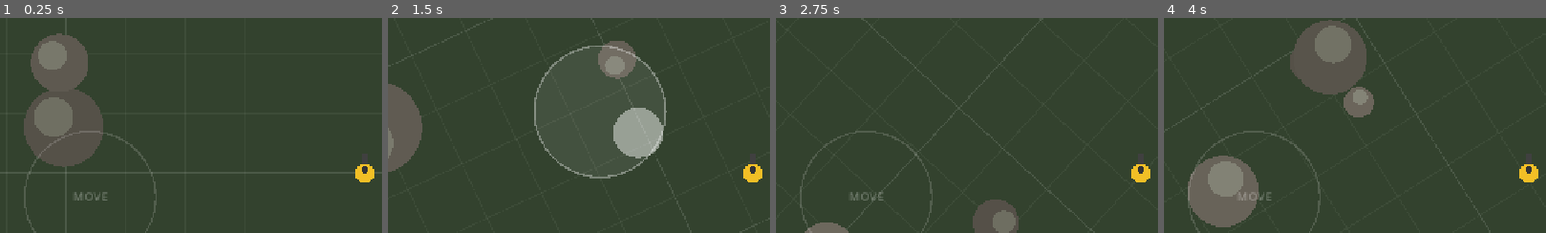
Above: before the commit, frames 1-4 (left to right).
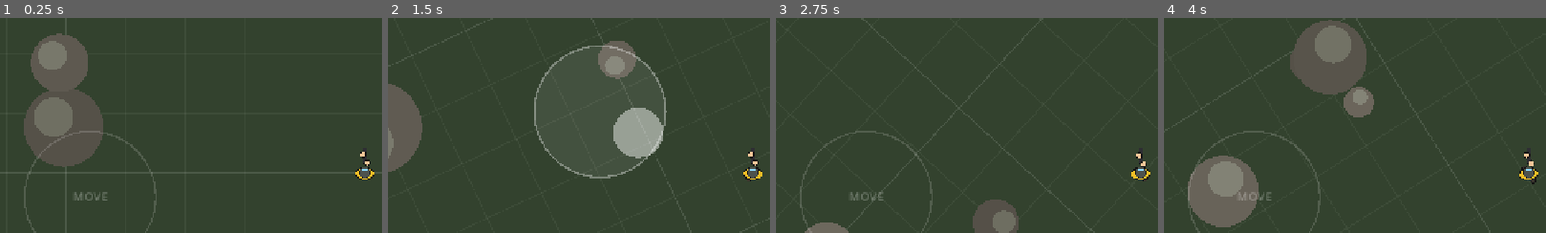
Above: after the commit, the same moments.

Repository: jklrjklr/zhukov
Game: Godot game, scene res://scenes/main.tscn
The game is run twice, just before and just after one commit, with the same random seed, the same clock (stepped at 60 frames per second) and the same inputs.
Inputs (mouse positions are % of the whole screen's width and height, from its top left):
- Up to frame 1 (0.25 s): no input
- Up to frame 2 (1.5 s): tap Enter at 0.5 s; move the mouse to (72, 45) at 0.52 s; hold D 0.53-1.25 s; hold E 0.53-1.25 s; click (72, 45) at 0.67 s; drag from (30, 55) to (45, 70) at 1.27 s
- Up to frame 3 (2.75 s): move the mouse to (60, 28) at 2.02 s; hold D from 2.03 s (still down); hold E from 2.03 s (still down)
- Up to frame 4 (4 s): release D at 2.75 s; release E at 2.75 s; drag from (45, 70) to (20, 35) at 2.77 s; move the mouse to (80, 65) at 3.52 s; hold A from 3.53 s (still down); hold E from 3.53 s (still down)
The pictures show only the part of the screen within x 2-52%, y 33-83%; the shares and areas given below are measured in that part.

The runs differ from the first frame. In frame 1, 0.4% of the frame differs, in the area x 93-98%, y 62-77%; in frame 2, 0.4%; in frame 3, 0.3%; in frame 4, 0.4%.

Commit message:
Draw player as floating head, torso, hands and feet with walk cycle
Co-Authored-By: Claude Opus 5.5 <noreply@anthropic.com>
Claude-Session: https://claude.ai/code/session_01CuvFDQ8S82ziWJ7Azt1Yc4

Diff:
--- a/scripts/player.gd
+++ b/scripts/player.gd
@@ -9,6 +9,18 @@
 ## Length 0..1, (0, -1) = forward.
 var move_input := Vector2.ZERO
 
+## Body look: floating head, torso, hands and feet (no arms/legs), top-down.
+const SKIN := Color(0.96, 0.78, 0.6)
+const ARMOR := Color(0.95, 0.75, 0.15)
+const HELMET := Color(0.3, 0.32, 0.3)
+const BOOT := Color(0.22, 0.2, 0.18)
+const GUN := Color(0.18, 0.18, 0.2)
+const OUTLINE := Color(0.08, 0.08, 0.08)
+const STRIDE := 34.0 # px travelled per full step cycle
+
+var _walk_phase := 0.0 # radians, advances with distance moved
+var _walk_amount := 0.0 # 0 idle .. 1 full stride, eased
+
 
 func _physics_process(delta: float) -> void:
 	var input := move_input
@@ -17,6 +29,7 @@
 		input = kb
 	velocity = input.limit_length(1.0).rotated(rotation) * move_speed
 	move_and_slide()
+	_animate(delta)
 
 	var kb_turn := float(Input.is_physical_key_pressed(KEY_E)) - float(Input.is_physical_key_pressed(KEY_Q))
 	if kb_turn != 0.0:
@@ -35,13 +48,59 @@
 	return v.normalized()
 
 
+func _animate(delta: float) -> void:
+	var speed := get_real_velocity().length()
+	_walk_phase = fmod(_walk_phase + speed * delta / STRIDE * TAU, TAU)
+	_walk_amount = move_toward(_walk_amount, clampf(speed / move_speed, 0.0, 1.0), delta * 6.0)
+	queue_redraw()
+
+
 func _draw() -> void:
 	# Aim line
 	for i in 12:
-		var a := Vector2(0, -40 - i * 40)
+		var a := Vector2(0, -50 - i * 40)
 		draw_line(a, a + Vector2(0, -20), Color(1, 0.9, 0.3, 0.35 - i * 0.025), 2.0)
-	# Barrel
-	draw_rect(Rect2(-4, -34, 8, 22), Color(0.25, 0.25, 0.25))
-	# Body
-	draw_circle(Vector2.ZERO, 16.0, Color(0.95, 0.75, 0.15))
-	draw_circle(Vector2(0, -6), 6.0, Color(0.2, 0.2, 0.2))
+
+	var swing := sin(_walk_phase) * _walk_amount
+	var bob := absf(cos(_walk_phase)) * _walk_amount
+
+	# Feet (alternate forward/back while walking)
+	_shape_ellipse(Vector2(-7, 2 - swing * 9), Vector2(4.5, 7), BOOT)
+	_shape_ellipse(Vector2(7, 2 + swing * 9), Vector2(4.5, 7), BOOT)
+
+	# Torso (wide shoulders, sways slightly opposite to feet)
+	var torso_rot := -swing * 0.12
+	draw_set_transform(Vector2.ZERO, torso_rot)
+	_shape_ellipse(Vector2(0, 1), Vector2(15, 9), ARMOR)
+	draw_set_transform(Vector2.ZERO)
+
+	# Gun held forward along the aim line
+	draw_rect(Rect2(-3, -44, 6, 30), OUTLINE)
+	draw_rect(Rect2(-2, -43, 4, 28), GUN)
+
+	# Hands: right on grip, left on handguard
+	var hand_bob := Vector2(0, bob * 1.5)
+	_shape_circle(Vector2(4, -17) + hand_bob, 4.0, SKIN)
+	_shape_circle(Vector2(-3, -31) + hand_bob, 4.0, SKIN)
+
+	# Head (helmet with visor facing forward)
+	_shape_circle(Vector2(0, -1), 8.5, HELMET)
+	draw_arc(Vector2(0, -1), 5.5, -PI * 0.8, -PI * 0.2, 10, Color(0.55, 0.85, 1.0), 2.5)
+
+
+func _shape_circle(c: Vector2, r: float, col: Color) -> void:
+	draw_circle(c, r + 1.5, OUTLINE)
+	draw_circle(c, r, col)
+
+
+func _shape_ellipse(c: Vector2, radii: Vector2, col: Color) -> void:
+	draw_colored_polygon(_ellipse_points(c, radii + Vector2(1.5, 1.5)), OUTLINE)
+	draw_colored_polygon(_ellipse_points(c, radii), col)
+
+
+func _ellipse_points(c: Vector2, radii: Vector2) -> PackedVector2Array:
+	var pts := PackedVector2Array()
+	for i in 20:
+		var a := TAU * i / 20.0
+		pts.append(c + Vector2(cos(a) * radii.x, sin(a) * radii.y))
+	return pts
